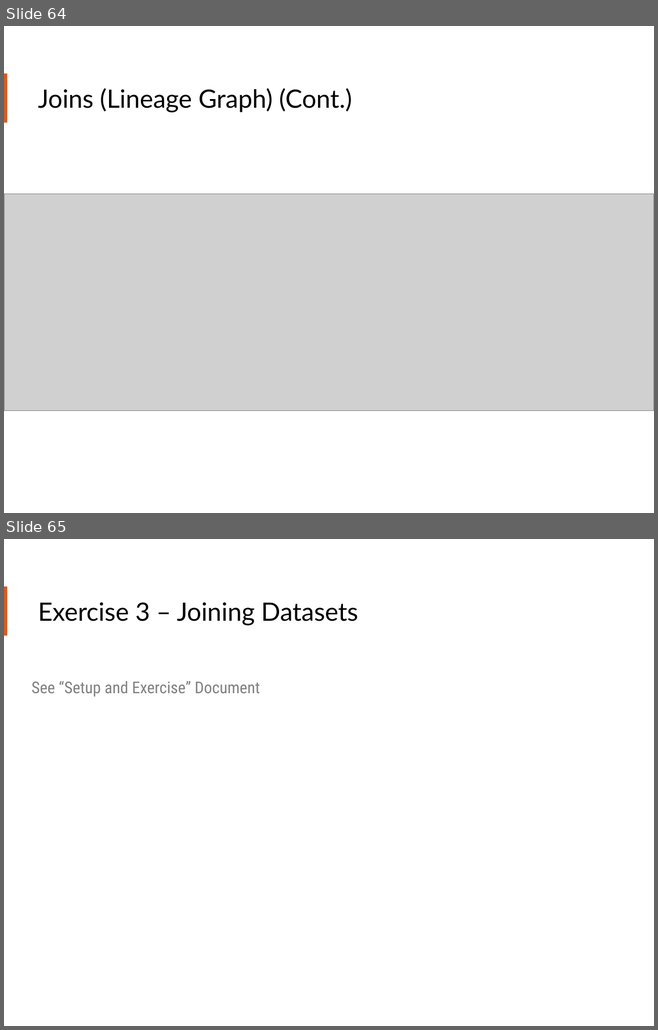
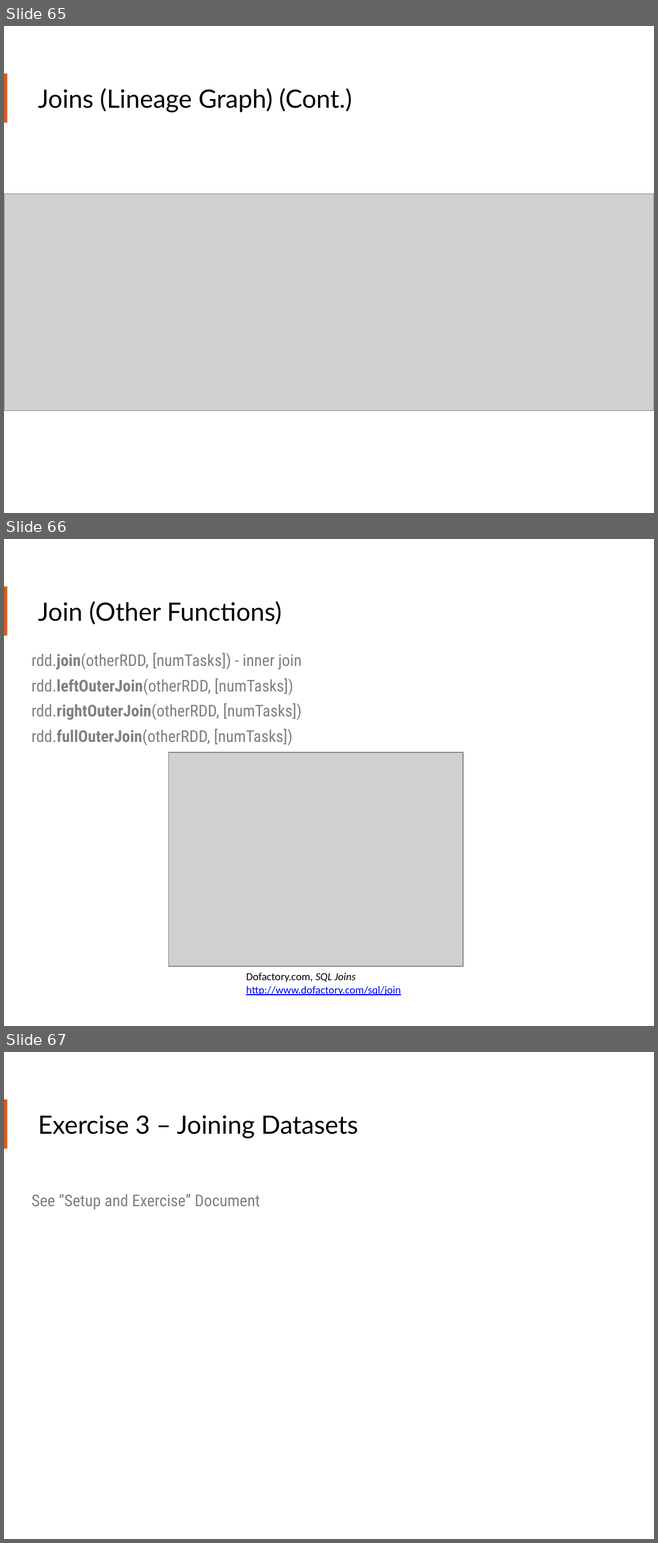
Before and after one commit to teamclairvoyant/intro-to-spark, a slide deck: Intro to Apache Spark Slides.pptx. Shown one above the other, each under a label of ours: slides 64 and 65 before the commit, slides 65, 66 and 67 after it. The pictures are 658x1030 and 658x1543 pixels, drawn with LibreOffice and Linux fonts; fonts in the diff are those of the drawing; grey boxes stand for pictures. Boxes give left, top, right and bottom in pixels: in the first picture for what was removed or moved away, otherwise in the second. Text is boxed around its words. In the diff, an @@ line names an element or a change of style, - is before the commit and + after.

```diff
--- a/Intro to Apache Spark Slides.pptx
+++ b/Intro to Apache Spark Slides.pptx
@@ slide 66 added at (x1=4, y1=539, x2=654, y2=1026), background #FFFFFF; not listed: 1 template element that a slide beside it also shows @@
@@ title added at (x1=38, y1=601, x2=282, y2=625), 28 pt, text #000000 @@
+Join (Other Functions)
@@ text added at (x1=31, y1=653, x2=302, y2=745), 18 pt, text #808080 @@
+rdd.join(otherRDD, [numTasks]) - inner join
+rdd.leftOuterJoin(otherRDD, [numTasks])
+rdd.rightOuterJoin(otherRDD, [numTasks])
+rdd.fullOuterJoin(otherRDD, [numTasks])
@@ picture added at (x1=168, y1=752, x2=463, y2=966) @@
@@ text added at (x1=246, y1=973, x2=401, y2=995), 12 pt, text #0000FF, underline @@
+Dofactory.com, SQL Joins
+http://www.dofactory.com/sql/join
@@ what was slide 64 is now slide 65 @@
@@ what was slide 65 is now slide 67 @@
```
Also in this commit, not shown: 1 slide changed, 2 other slides added, 2 other files.
